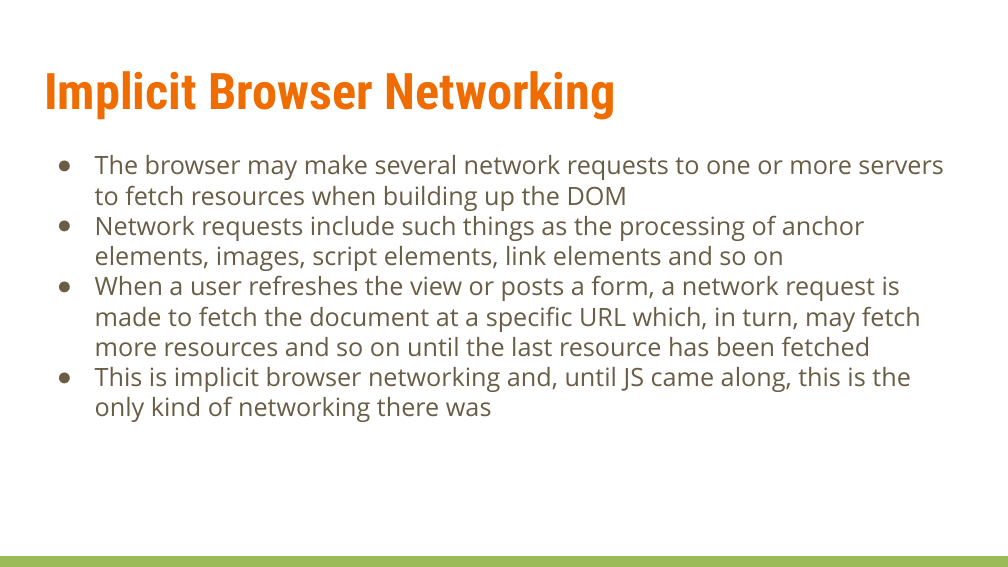
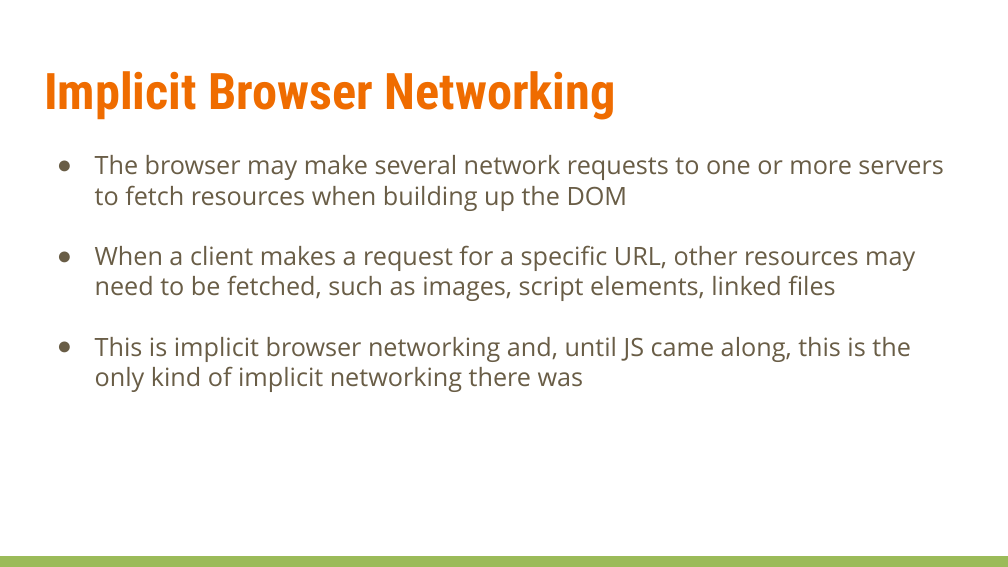
Before and after one commit to jelena-vk-itt/jvk-tudt-notes, a slide deck: slide 1 of rwat/res/files/NetworkProgramming.pptx. Drawn at 1008x567 pixels with LibreOffice and Linux fonts; fonts in the diff are those of the drawing. Boxes give left, top, right and bottom in pixels: in the first picture for what was removed or moved away, otherwise in the second. Text is boxed around its words. In the diff, an @@ line names an element or a change of style, - is before the commit and + after.

```diff
--- a/rwat/res/files/NetworkProgramming.pptx
+++ b/rwat/res/files/NetworkProgramming.pptx
@@ text at bbox=[95, 245, 915, 392]: text changed @@
-● Network requests include such things as the processing of anchor elements, images, script elements, link elements and so on
-● When a user refreshes the view or posts a form, a network request is made to fetch the document at a specific URL which, in turn, may fetch more resources and so on until the last resource has been fetched
-● This is implicit browser networking and, until JS came along, this is the only kind of networking there was
+● When a client makes a request for a specific URL, other resources may need to be fetched, such as images, script elements, linked files
+● This is implicit browser networking and, until JS came along, this is the only kind of implicit networking there was
```
Also in this commit, not shown: 4 other slides changed, 4 slides removed, 2 other files.
